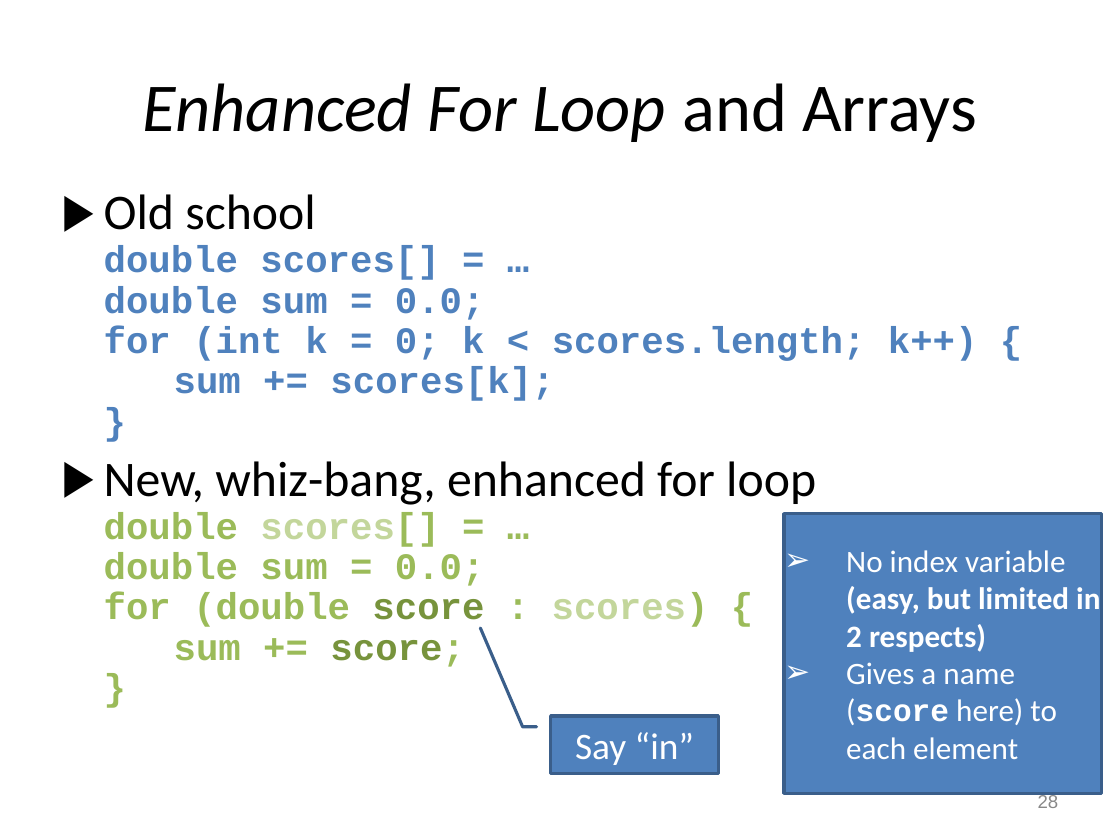
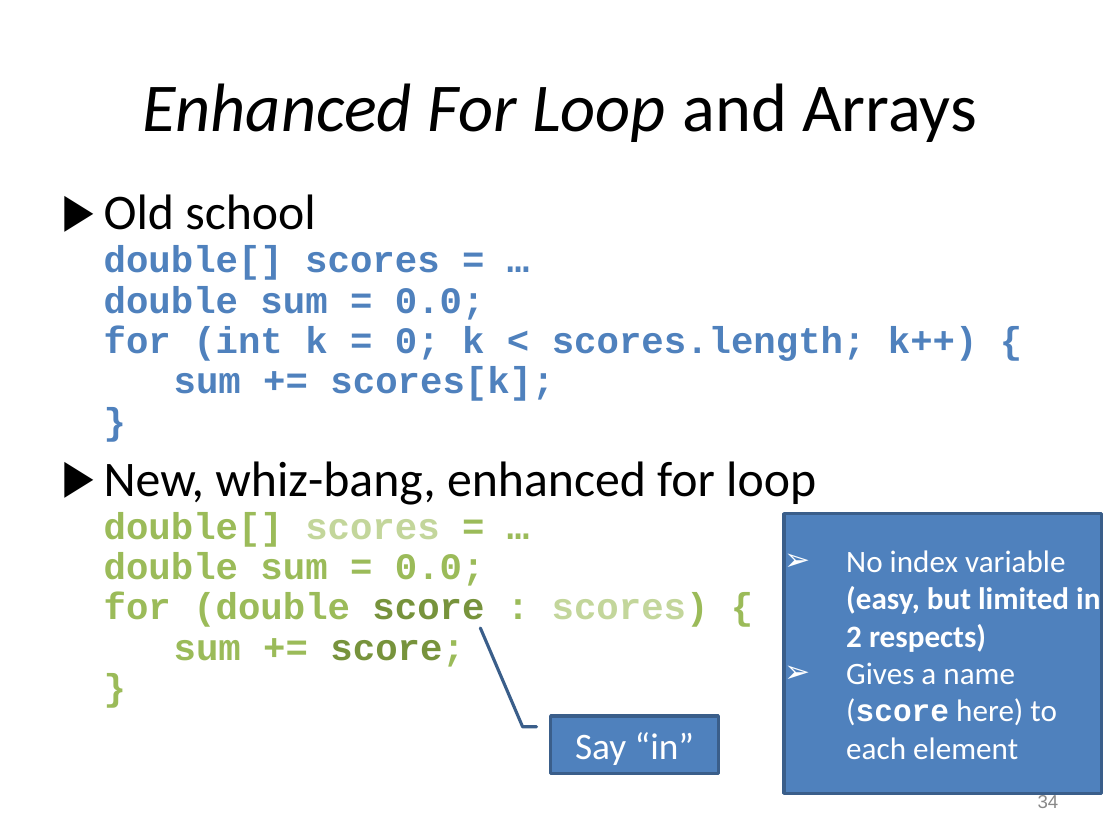
Before and after one commit to RHIT-CSSE/csse220, a slide deck: slide 34 of ClassMaterials/ArraysAndLists/Slides/Arrays and Lists.pptx (slide 28 before the commit). Drawn at 1120x840 pixels with LibreOffice and Linux fonts; fonts in the diff are those of the drawing. Boxes give left, top, right and bottom in pixels: in the first picture for what was removed or moved away, otherwise in the second. Text is boxed around its words. In the diff, an @@ line names an element or a change of style, - is before the commit and + after.

```diff
--- a/ClassMaterials/ArraysAndLists/Slides/Arrays and Lists.pptx
+++ b/ClassMaterials/ArraysAndLists/Slides/Arrays and Lists.pptx
@@ text at bbox=[104, 194, 978, 667]: text changed @@
-▶ Old school
-  double scores[] = …
-  double sum = 0.0;
-  for (int k = 0; k < scores.length; k++) {
-  sum += scores[k];
-  }
-▶ New, whiz-bang, enhanced for loop
-  double scores[] = …
-  double sum = 0.0;
-  for (double score : scores) {
-  sum += score;
-  }
+▶ Old school
+  double[] scores = …
+  double sum = 0.0;
+  for (int k = 0; k < scores.length; k++) {
+  sum += scores[k];
+  }
+▶ New, whiz-bang, enhanced for loop
+  double[] scores = …
+  double sum = 0.0;
+  for (double score : scores) {
+  sum += score;
+  }
@@ page number at bbox=[1038, 793, 1059, 808]: text changed @@
-28
+34
```
Also in this commit, not shown: 12 other slides changed, 9 slides added, 1 slide removed, 5 other files.
